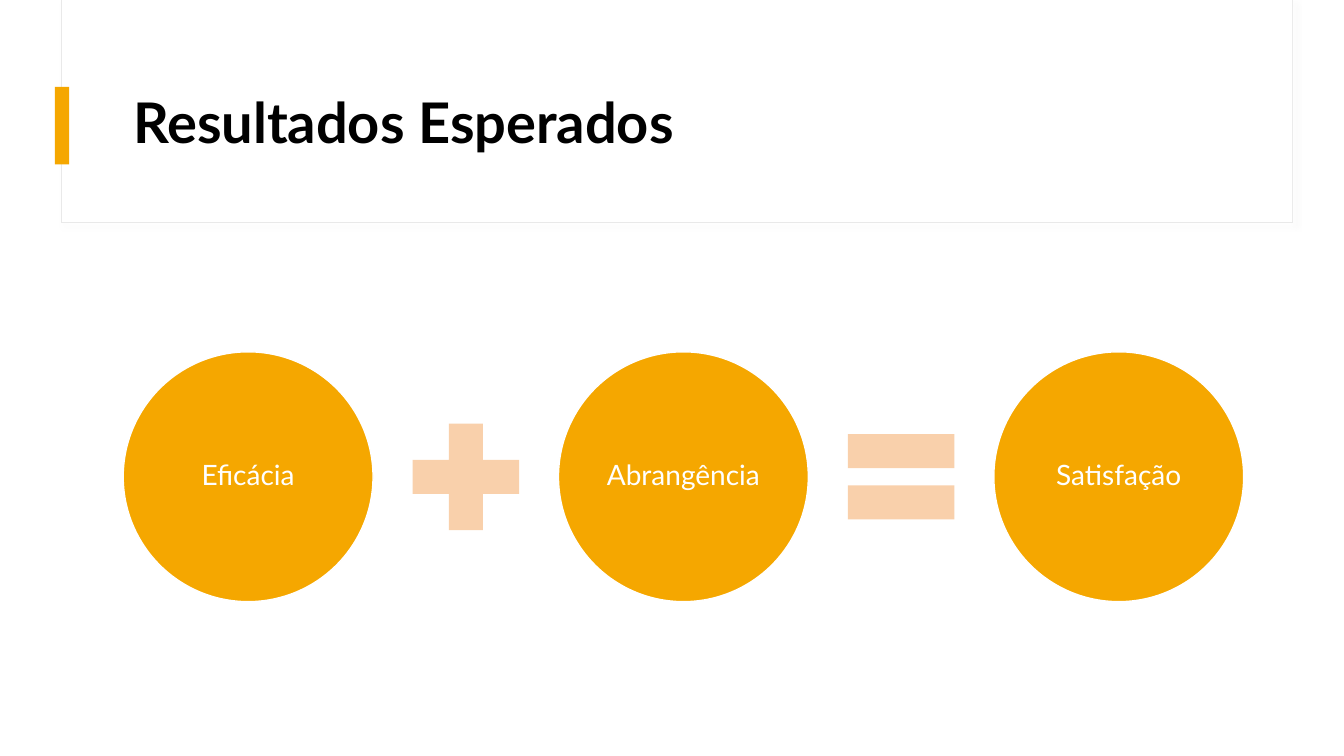
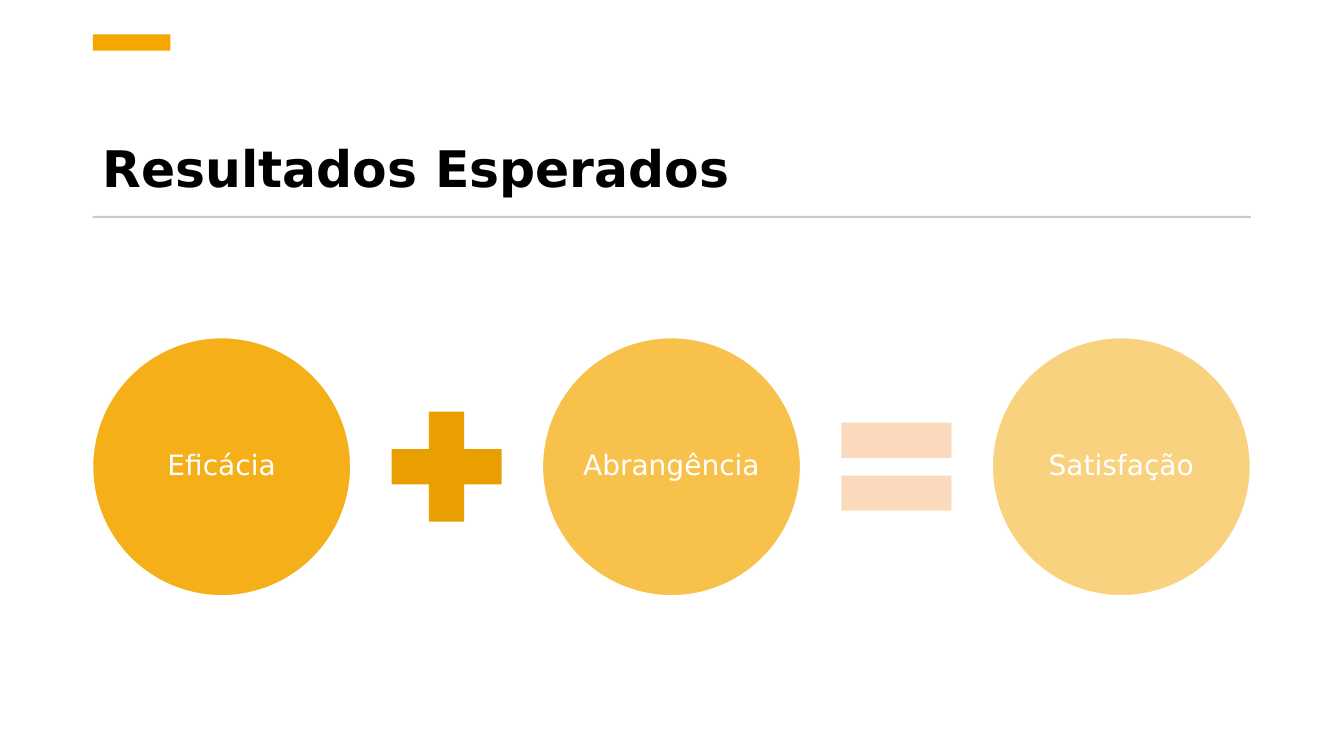
Before and after one commit to pedrolemos4/LAPR4, a slide deck: slide 8 of docs/Apresentação/US9002_Apresentação.pptx. Drawn at 1344x756 pixels with LibreOffice and Linux fonts; fonts in the diff are those of the drawing. Boxes give left, top, right and bottom in pixels: in the first picture for what was removed or moved away, otherwise in the second. Text is boxed around its words. In the diff, an @@ line names an element or a change of style, - is before the commit and + after.

```diff
--- a/docs/Apresentação/US9002_Apresentação.pptx
+++ b/docs/Apresentação/US9002_Apresentação.pptx
@@ rectangle added at <box>0,0,1344,756</box>, fill #FFFFFF @@
@@ rectangle added at <box>93,35,171,51</box>, fill #F5A700 @@
@@ rectangle removed at <box>55,87,70,164</box> @@
@@ title "Resultados Esperados": place and size @@
-title "Resultados Esperados" at <box>133,101,673,153</box>
+title "Resultados Esperados" at <box>103,148,729,198</box>
@@ title "Resultados Esperados" at <box>103,148,729,198</box>: size 40 to 36 pt, font Lato to DejaVu Sans; vertical alignment middle to bottom @@
@@ rectangle added at <box>93,216,1251,218</box>, fill #C9C9C9 @@
@@ ellipse: place and size @@
-ellipse at <box>123,352,373,602</box>
+ellipse at <box>93,338,351,596</box>
@@ ellipse at <box>93,338,351,596</box>: fill #F5A700 to #F5A700 at 90% opacity @@
@@ ellipse: place and size @@
-ellipse at <box>559,352,809,602</box>
+ellipse at <box>542,338,801,596</box>
@@ ellipse at <box>542,338,801,596</box>: fill #F5A700 to #F5A700 at 70% opacity @@
@@ ellipse: place and size @@
-ellipse at <box>994,352,1244,602</box>
+ellipse at <box>992,338,1250,596</box>
@@ ellipse at <box>992,338,1250,596</box>: fill #F5A700 to #F5A700 at 50% opacity @@
@@ font Lato to DejaVu Sans in 3 elements at <box>1049,453,1194,481</box>, <box>583,453,760,481</box>, <box>167,453,275,476</box> @@
@@ text "Eficácia": place and size @@
-text "Eficácia" at <box>202,464,295,486</box>
+text "Eficácia" at <box>167,453,275,476</box>
@@ text "Abrangência": place and size @@
-text "Abrangência" at <box>607,464,760,490</box>
+text "Abrangência" at <box>583,453,760,481</box>
@@ text "Satisfação": place and size @@
-text "Satisfação" at <box>1056,464,1181,490</box>
+text "Satisfação" at <box>1049,453,1194,481</box>
@@ plus sign: place and size @@
-plus sign at <box>393,404,538,549</box>
+plus sign at <box>372,392,522,542</box>
@@ plus sign at <box>372,392,522,542</box>: fill #F9D0AB to #EAA000 @@
@@ math equal: place and size @@
-math equal at <box>829,404,974,549</box>
+math equal at <box>822,392,972,542</box>
@@ math equal at <box>822,392,972,542</box>: fill #F9D0AB to #FAD9BC @@
```
Also in this commit, not shown: 8 other slides changed, 1 slide added.
